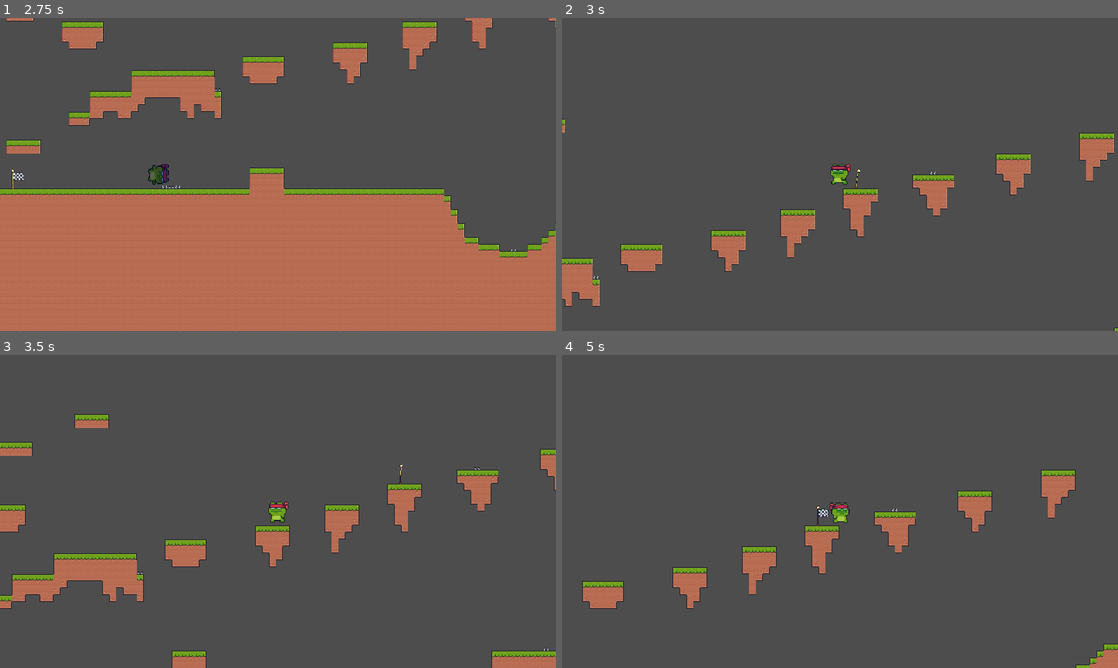
Above: before the commit, frames 1-4 (two rows, left to right).
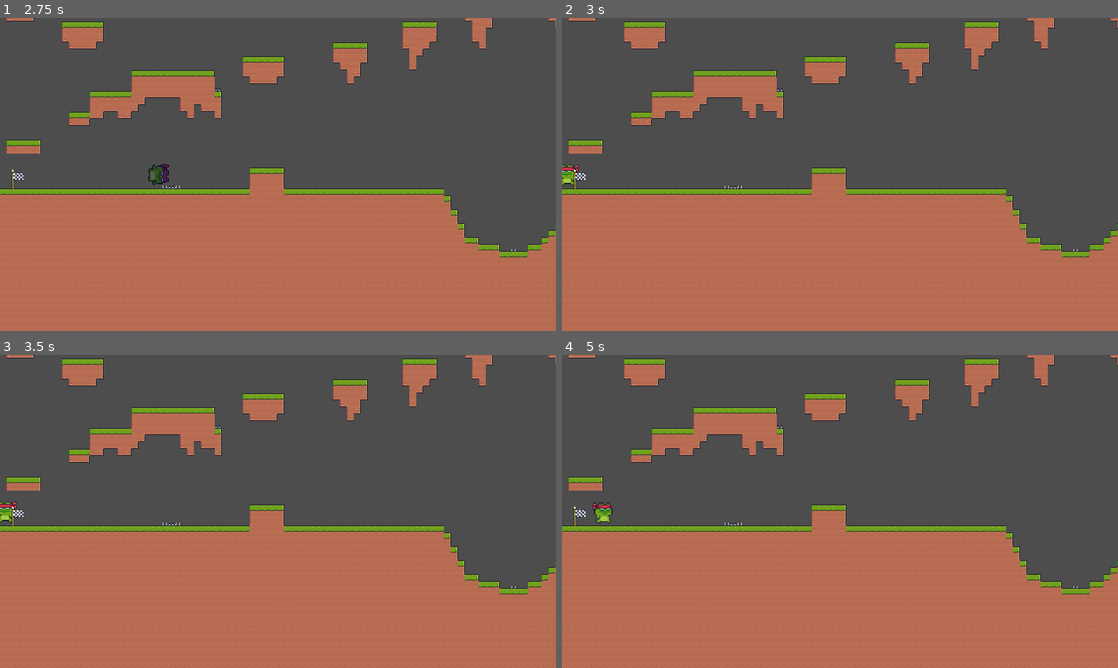
Above: after the commit, the same moments.

Repository: Jleehy/2DPlatformGame
Game: Godot game, scene res://menus/opening_menu.tscn
Two runs of this game, one before a commit and one after it. Both use one fixed random seed, a clock stepped at 60 frames per second and the inputs below. Sound files missing from this copy of the repository are replaced by a short silence.
Inputs:
- Up to frame 1 (2.75 s): click "Start Game" at 0.5 s; tap Enter at 1.25 s; hold S (crouch) 1.28-2.03 s; hold D (move_right) from 1.28 s (still down); tap Space (jump) at 1.52, 2.27 s; tap Shift (dash) at 2.1 s
- Up to frame 2 (3 s): release D (move_right) at 2.78 s; hold A (move_left) from 2.78 s (still down); tap U (dev_next_checkpoint) at 2.85 s
- Up to frame 3 (3.5 s): keep holding A (move_left)
- Up to frame 4 (5 s): release A (move_left) at 3.53 s; hold D (move_right) from 3.53 s (still down); tap Y (dev_previous_checkpoint) at 3.6 s; tap Space (jump) at 3.77, 4.52 s; tap T (trigger_self_death) at 4.35 s

Frame 1 is identical in both runs. In frame 2, 48% of the frame differs, in the area x 0-100%, y 0-100%; in frame 3, 48%; in frame 4, 48%.

Commit message:
added death enable/disable
This will be used later, and I had a little time to add something small.

Diff:
--- a/2d-platformer/globals/GameManager.gd
+++ b/2d-platformer/globals/GameManager.gd
@@ -17,6 +17,9 @@
 var checkpoints_list: Array = [
 	[Vector2(182, 505), Vector2(1253, 72), Vector2(6446, -632), Vector2(3324, -664)]
 ]
+
+#some "cutscene" (very minor ones) and dialogue box related stuff
+@export var enabled_deaths: bool = true
 
 func _ready() -> void:
 	instance = self  # Set the singleton instance
@@ -85,8 +88,9 @@
 
 # Kill the player
 func kill_player(player) -> void:
-	player.death_timer = 30
-	player.velocity = Vector2.ZERO
+	if (enabled_deaths):
+		player.death_timer = 30
+		player.velocity = Vector2.ZERO
 
 # Respawn the player
 func respawn_player(player) -> void:
@@ -118,3 +122,9 @@
 	#now teleport the player
 	player.global_position = checkpoints_list[current_level_number][current_checkpoint_number - 1]
 	current_checkpoint_number -= 1
+
+func enable_deaths() -> void:
+	enabled_deaths = true
+
+func disable_deaths() -> void:
+	enabled_deaths = false
--- a/2d-platformer/globals/InputManager.gd
+++ b/2d-platformer/globals/InputManager.gd
@@ -2,7 +2,7 @@
 
 #Some variables that are used to configure optional controls.
 @export var self_death_enabled: bool = true
-@export var dev_teleport_enabled: bool = true #use y and u to go back and forward
+@export var dev_teleport_enabled: bool = false #use y and u to go back and forward
 
 func is_jump_pressed() -> bool:
 	return Input.is_action_just_pressed("jump")
